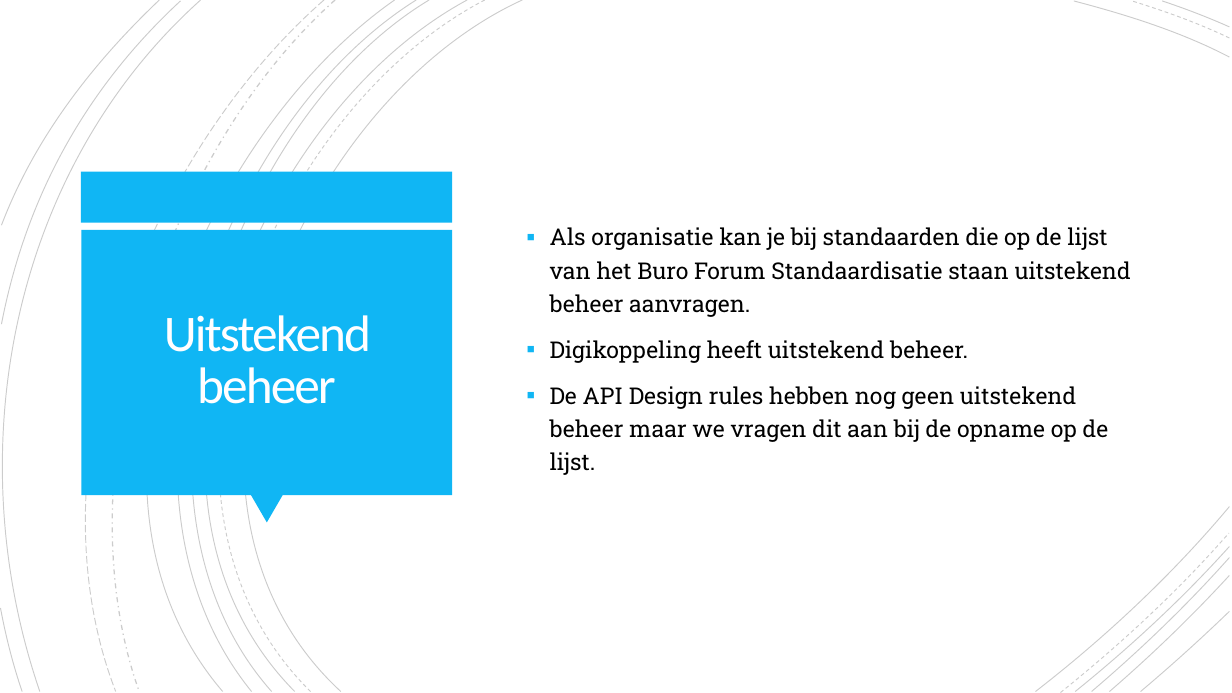
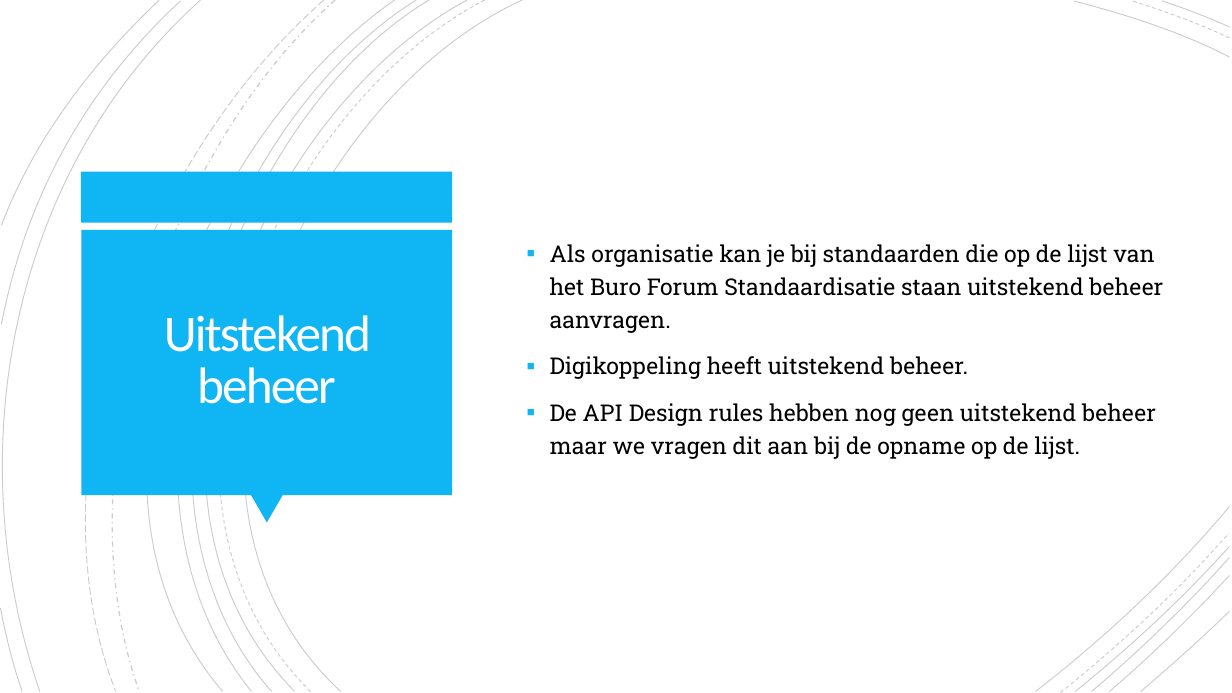
Before and after one commit to Logius-standaarden/Overleg, a slide deck: slide 2 of API/2024-04-25/Stavaza ADR2 procedures.pptx. Drawn at 1232x693 pixels with LibreOffice and Linux fonts; fonts in the diff are those of the drawing. Boxes give left, top, right and bottom in pixels: in the first picture for what was removed or moved away, otherwise in the second. Text is boxed around its words. In the diff, an @@ line names an element or a change of style, - is before the commit and + after.

```diff
--- a/API/2024-04-25/Stavaza ADR2 procedures.pptx
+++ b/API/2024-04-25/Stavaza ADR2 procedures.pptx
@@ text "Als organisatie kan je bij ..." rewrapped from (x1=550, y1=227, x2=1131, y2=475) to (x1=550, y1=244, x2=1163, y2=459) @@
```
Also in this commit, not shown: 3 other slides changed, 1 other file.
